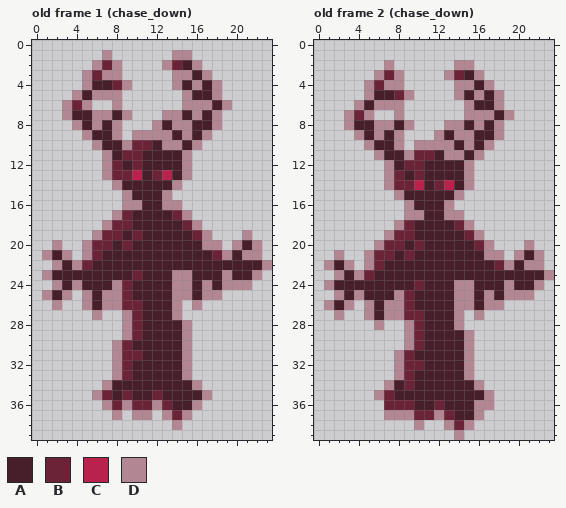
A pixel-art file gets an edit: art/ghost_with_antlers.aseprite. The picture above was drawn from the file before the commit.
24x40 pixels, 12 frames. Shown: old frame 1 (chase_down), old frame 2 (chase_down). The commit also changed other frames, which this record leaves out.
Palette (. is transparent): A #471f2a  B #6b2337  C #b8224c  D #b28793
Pixels before, old frame 1 (chase_down), first column x 1:
 1 ......D......DD........
 2 .....DBD....DBAD.......
 3 ....DBDD.....DDAD......
 4 ....DAABD....DADAD.....
 5 ...DADDD......DAAD.....
 6 ..DBD..D......DDDAD....
 7 ..DAADDAD...DDADAD.....
 8 ...DADAD...DADDAAD.....
 9 ....DAAD.DDDDADAD......
10 .....DAADBBADDAD.......
11 ......DABBAAAAD........
12 ......DBABAAAAD........
13 ......DBBCABCAD........
14 .......DAAAAAD.........
15 ........DAAAD..........
16 ........DDAADD.........
17 .......DBAAAABD........
18 ......DBBAAAAABD.......
19 .....DBBABAAAAABD...D..
20 .D..DBBABAAAAAAADD.DAD.
21 DAD.DBAAAAAAAAAAABDADD.
22 .DADBAAAAAAAAAAAAAAAAAD
23 DAAAAAAAABAAADDAAADAAD.
24 .DADAAADBAAAADDADADDD..
25 DAD.DADDBAAAADDADD.....
26 .D..DADDBBAAAD.D.......
27 .....D..DBAAAD.........
28 ........DBAAAAD........
29 ........DBAAAAD........
30 .......DBAAAAAD........
31 .......DBBAAAAD........
32 .......DBAAAAAD........
33 .......DBAAAAAD........
34 ......DAAAAAAAAD.......
35 .....DBABAABAAAAD......
36 ......DBDBBDBAAD.......
37 .......D.DD.DBD........
38 .............D.........
Pixels before, old frame 2 (chase_down), first column x 1:
 2 ......D......DD........
 3 .....DBD....DBAD.......
 4 ....DBDD.....DDAD......
 5 ....DAABD....DADAD.....
 6 ...DADDD......DAAD.....
 7 ..DBD..D......DDDAD....
 8 ..DAADDAD...DDADAD.....
 9 ...DADAD...DADDAAD.....
10 ....DAAD.DDDDADAD......
11 .....DAADBBADDAD.......
12 ......DABBAAAAD........
13 ......DBABAAAAD........
14 ......DBBCABCAD........
15 .......DAAAAAD.........
16 ........DAAAD..........
17 ........DDAADD.........
18 .......DBAAAABD........
19 ......DBBAAAAABD.......
20 .....DBBABAAAAABD...D..
21 .D..DBBABAAAAAAADD.DAD.
22 DAD.DBAAAAAAAAAAABDADD.
23 .DADBAAAAAAAAAAAAAAAAAD
24 DAAAAAAAABAAADDAAADAAD.
25 .DADAAADBAAAADDADADDD..
26 DAD.DADDBAAAADDADD.....
27 .D..DADDBBAAAD.D.......
28 .....D..DBAAAD.........
29 ........DBAAAAD........
30 ........DBAAAAD........
31 .......DBAAAAAD........
32 .......DBBAAAAD........
33 .......DBAAAAAD........
34 ......DABAAAAAAD.......
35 .....DBAAAAAAAAAD......
36 ......BBBAABAAADD......
37 ......DDDBBDBAAD.......
38 .........D..DBD........
39 .............D.........
After:
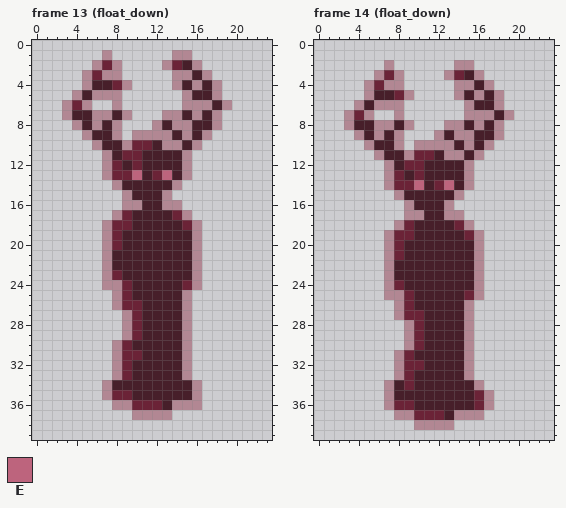
Colours new in this view: E #bd647d
A new or re-ordered frame is compared with the old frame closest to it.
What changed:
frames 12 -> 24
Frame 13 (float_down) is new; against old frame 1 (chase_down):
y 13: x 10 C -> E; x 13 C -> E
y 19: x 6..7 DB -> .D; x 10 B -> A; x 16..17 BD -> D.; x 21 D -> .
y 20: x 2 D -> .; x 5..9 DBBAB -> ..DBA; x 16..18 ADD -> D..; x 20..22 DAD -> ...
y 21: x 1..3 DAD -> ...; x 5..7 DBA -> ..D; x 16..22 AABDADD -> D......
y 22: x 2..7 DADBAA -> .....D; x 16..23 AAAAAAAD -> D.......
y 23: x 1..8 DAAAAAAA -> ......DB; x 10 B -> A; x 14..22 DDAAADAAD -> AAD......
y 24: x 2..7 DADAAA -> .....D; x 14..21 DDADADDD -> ABD.....
y 25: x 1..3 DAD -> ...; x 5..7 DAD -> ...; x 14 D -> A; x 16..18 ADD -> ...
y 26: x 2 D -> .; x 5..7 DAD -> ...; x 14..16 D.D -> AD.
y 27: x 6 D -> .; x 14..15 D. -> AD
y 35: x 6..8 DBA -> .DB; x 12 B -> A; x 16..17 AD -> D.
y 36: x 7..8 DB -> .D; x 12..15 DBAA -> BADD
y 37: x 8 D -> .; x 12 . -> D; x 14..15 BD -> ..
y 38: x 14 D -> .
Frame 14 (float_down) is new; against old frame 2 (chase_down):
y 14: x 10 C -> E; x 13 C -> E
y 20: x 6..7 DB -> .D; x 10 B -> A; x 16..17 BD -> D.; x 21 D -> .
y 21: x 2 D -> .; x 5..9 DBBAB -> ..DBA; x 16..18 ADD -> D..; x 20..22 DAD -> ...
y 22: x 1..3 DAD -> ...; x 5..7 DBA -> ..D; x 16..22 AABDADD -> D......
y 23: x 2..7 DADBAA -> .....D; x 16..23 AAAAAAAD -> D.......
y 24: x 1..8 DAAAAAAA -> ......DB; x 10 B -> A; x 14..22 DDAAADAAD -> AAD......
y 25: x 2..7 DADAAA -> .....D; x 14..21 DDADADDD -> ABD.....
y 26: x 1..3 DAD -> ...; x 5..7 DAD -> ...; x 14 D -> A; x 16..18 ADD -> ...
y 27: x 2 D -> .; x 5..7 DAD -> ...; x 14..16 D.D -> AD.
y 28: x 6 D -> .; x 14..15 D. -> AD
y 35: x 6..7 DB -> .D; x 16 A -> B
y 36: x 7 B -> D; x 12 B -> A; x 16 D -> B
y 37: x 7 D -> .; x 12..15 DBAA -> BADD
y 38: x 11..12 .. -> DD; x 14..15 BD -> ..
y 39: x 14 D -> .
